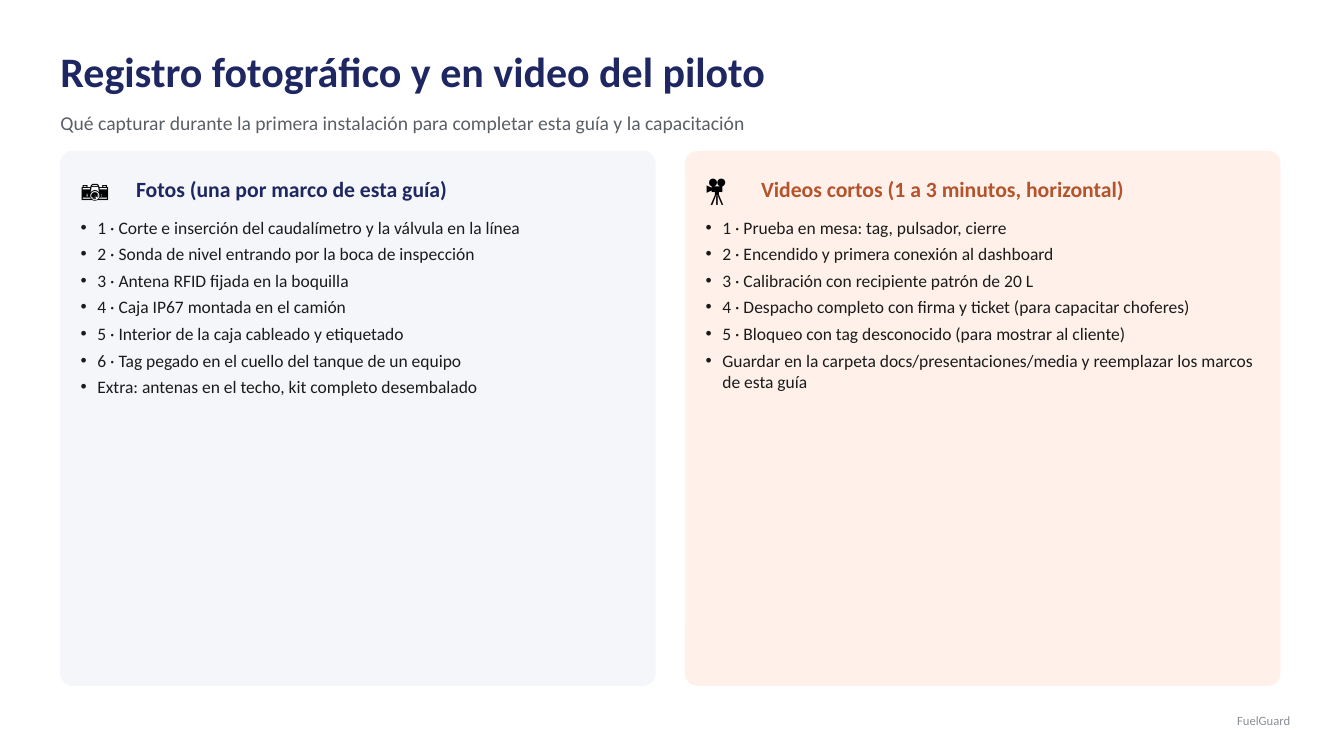
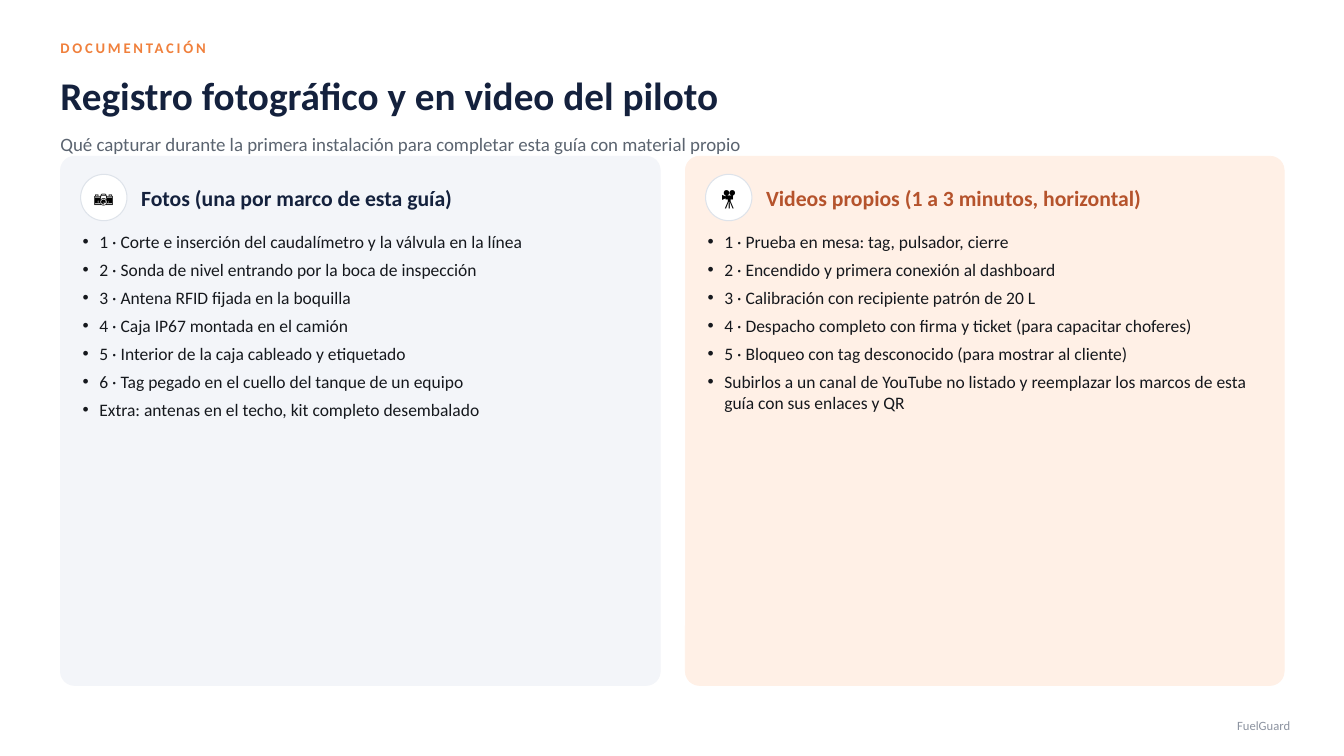
Before and after one commit to ESZO1989/FUELGUARD, a slide deck: slide 26 of docs/presentaciones/FuelGuard-Guia-Instalacion.pptx (slide 16 before the commit). Drawn at 1344x756 pixels with LibreOffice and Linux fonts; fonts in the diff are those of the drawing. Boxes give left, top, right and bottom in pixels: in the first picture for what was removed or moved away, otherwise in the second. Text is boxed around its words. In the diff, an @@ line names an element or a change of style, - is before the commit and + after.

```diff
--- a/docs/presentaciones/FuelGuard-Guia-Instalacion.pptx
+++ b/docs/presentaciones/FuelGuard-Guia-Instalacion.pptx
@@ text added at <box>60,32,867,63</box>, 10.5 pt, text #F0803C, bold @@
+DOCUMENTACIÓN
@@ text "Registro fotográfico y en video ...": place and size @@
-text "Registro fotográfico y en video ..." at <box>60,57,765,94</box>
+text "Registro fotográfico y en video ..." at <box>60,82,719,117</box>
@@ text "Registro fotográfico y en video ..." at <box>60,82,719,117</box>: size 30 to 28 pt, text colour #1E2761 to #14213D @@
@@ text at <box>60,138,740,154</box>: text changed; size 14 to 13.5 pt; text colour #5A5F66 to #5B6470 @@
-Qué capturar durante la primera instalación para completar esta guía y la capacitación
+Qué capturar durante la primera instalación para completar esta guía con material propio
@@ rounded rectangle: place and size @@
-rounded rectangle at <box>60,151,655,686</box>
+rounded rectangle at <box>60,156,660,686</box>
@@ rounded rectangle at <box>60,156,660,686</box>: fill #F4F6F9 to #F3F5F9; outline #F4F6F9 0.5 pt to #F3F5F9 0.5 pt; proportions changed @@
@@ text "📷": place and size @@
-text "📷" at <box>81,166,131,212</box>
+text "📷" at <box>81,174,127,221</box>
@@ text "📷" at <box>81,174,127,221</box>: size 20 to 14 pt; alignment left to centre @@
@@ ellipse added at <box>81,174,127,221</box>, fill #FFFFFF, outline #DEE3EA 0.75 pt @@
@@ text "Fotos (una por marco de ...": place and size @@
-text "Fotos (una por marco de ..." at <box>136,181,447,201</box>
+text "Fotos (una por marco de ..." at <box>141,190,452,210</box>
@@ text "Fotos (una por marco de ..." at <box>141,190,452,210</box>: text colour #1E2761 to #14213D @@
@@ rounded rectangle: place and size @@
-rounded rectangle at <box>686,151,1280,686</box>
+rounded rectangle at <box>686,156,1285,686</box>
@@ rounded rectangle at <box>686,156,1285,686</box>: fill #FFF1EA to #FFF0E6; outline #FFF1EA 0.5 pt to #FFF0E6 0.5 pt; proportions changed @@
@@ text "🎥" at <box>706,174,752,221</box>: size 20 to 14 pt; alignment left to centre @@
@@ text "🎥": place and size @@
-text "🎥" at <box>706,166,756,212</box>
+text "🎥" at <box>706,174,752,221</box>
@@ ellipse added at <box>706,174,752,221</box>, fill #FFFFFF, outline #DEE3EA 0.75 pt @@
@@ text at <box>766,190,1141,210</box>: text changed @@
-Videos cortos (1 a 3 minutos, horizontal)
+Videos propios (1 a 3 minutos, horizontal)
@@ text "1 · Corte e inserción ...": place and size @@
-text "1 · Corte e inserción ..." at <box>97,222,520,396</box>
+text "1 · Corte e inserción ..." at <box>99,236,522,419</box>
@@ text "1 · Corte e inserción ..." at <box>99,236,522,419</box>: text colour #1B1B1B to #15181D; more space between paragraphs @@
@@ text "1 · Prueba en mesa: ...": place and size @@
-text "1 · Prueba en mesa: ..." at <box>722,222,1252,391</box>
+text "1 · Prueba en mesa: ..." at <box>724,236,1246,412</box>
@@ text at <box>724,236,1191,363</box>: text colour #1B1B1B to #15181D in "1 · Prueba en mesa: tag, pulsador, ...", "2 · Encendido y primera conexión al ...", "3 · Calibración con recipiente patrón de ...", "4 · Despacho completo con firma y ..." and 1 more places; more space between paragraphs @@
@@ text at <box>724,376,1246,412</box>: text changed; text colour #1B1B1B to #15181D @@
-• Guardar en la carpeta docs/presentaciones/media y reemplazar los marcos de esta guía
+• Subirlos a un canal de YouTube no listado y reemplazar los marcos de esta guía con sus enlaces y QR
@@ text "FuelGuard" at <box>1237,721,1290,730</box>: text colour #8A8F96 to #8C93A0 @@
```
Also in this commit, not shown: 16 other slides changed, 10 slides added, 9 other files.
